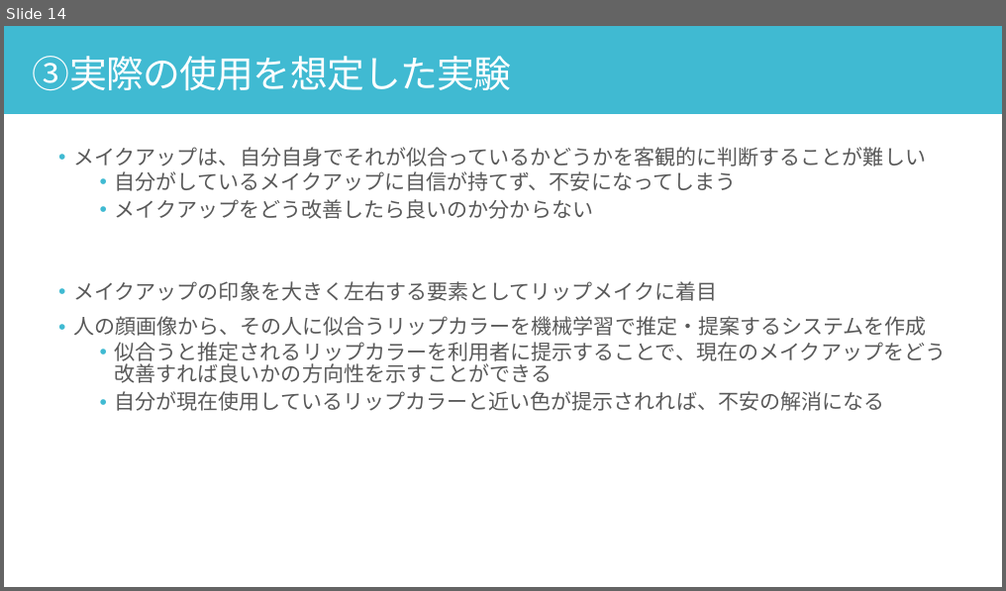
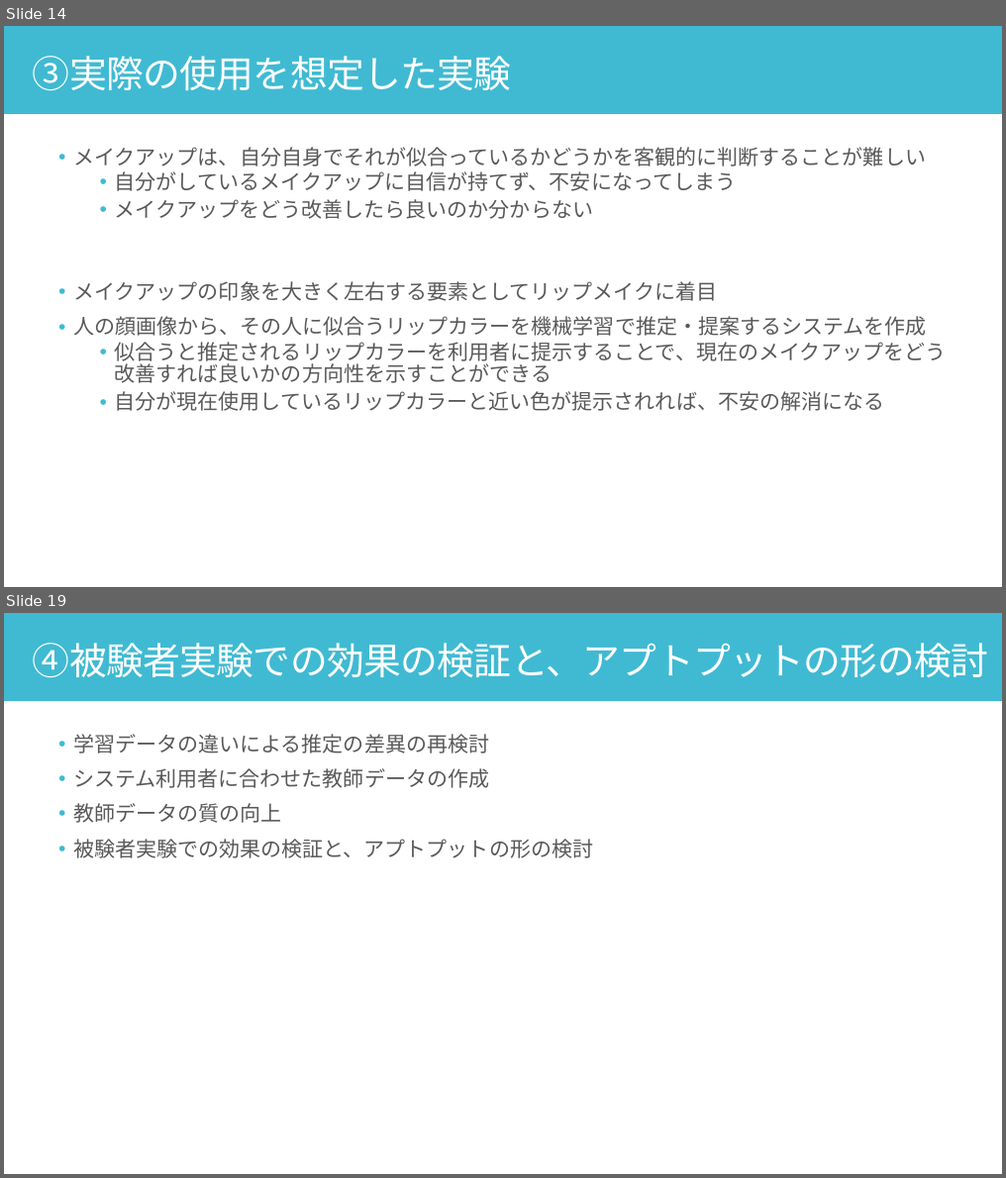
Before and after one commit to yuu5322/sci23, a slide deck: 口頭試問.pptx. Shown one above the other, each under a label of ours: slide 14 before the commit, slides 14 and 19 after it; the slides between them are not shown. The pictures are 1006x591 and 1006x1178 pixels, drawn with LibreOffice and Linux fonts; fonts in the diff are those of the drawing. Boxes give left, top, right and bottom in pixels: in the first picture for what was removed or moved away, otherwise in the second. Text is boxed around its words. In the diff, an @@ line names an element or a change of style, - is before the commit and + after.

```diff
--- a/口頭試問.pptx
+++ b/口頭試問.pptx
@@ slide 19 added at bbox=[4, 613, 1002, 1174], background #FFFFFF @@
@@ rectangle added at bbox=[4, 613, 1002, 701], fill #40BAD2 @@
@@ text added at bbox=[32, 643, 988, 677], 36 pt, text #FFFFFF @@
+④被験者実験での効果の検証と、アプトプットの形の検討
@@ text added at bbox=[73, 734, 593, 859], 20 pt, text #595959 @@
+• 学習データの違いによる推定の差異の再検討
+• システム利用者に合わせた教師データの作成
+• 教師データの質の向上
+• 被験者実験での効果の検証と、アプトプットの形の検討
```
Also in this commit, not shown: 2 slides changed, 3 other slides added.
